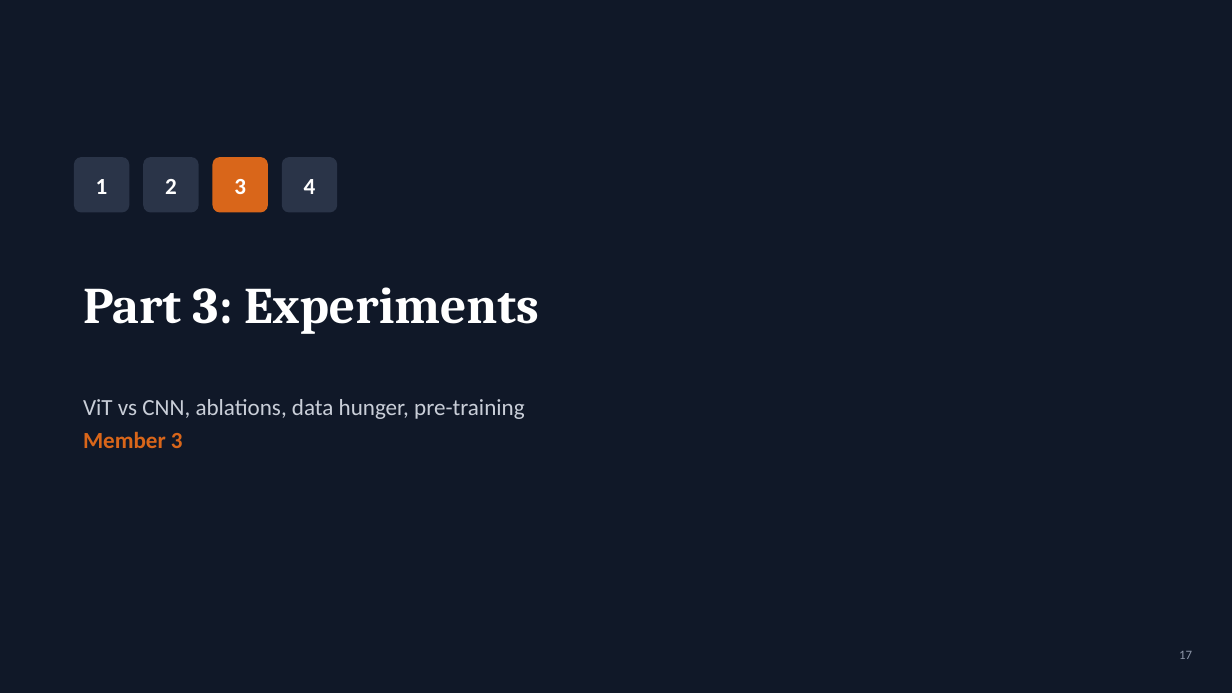
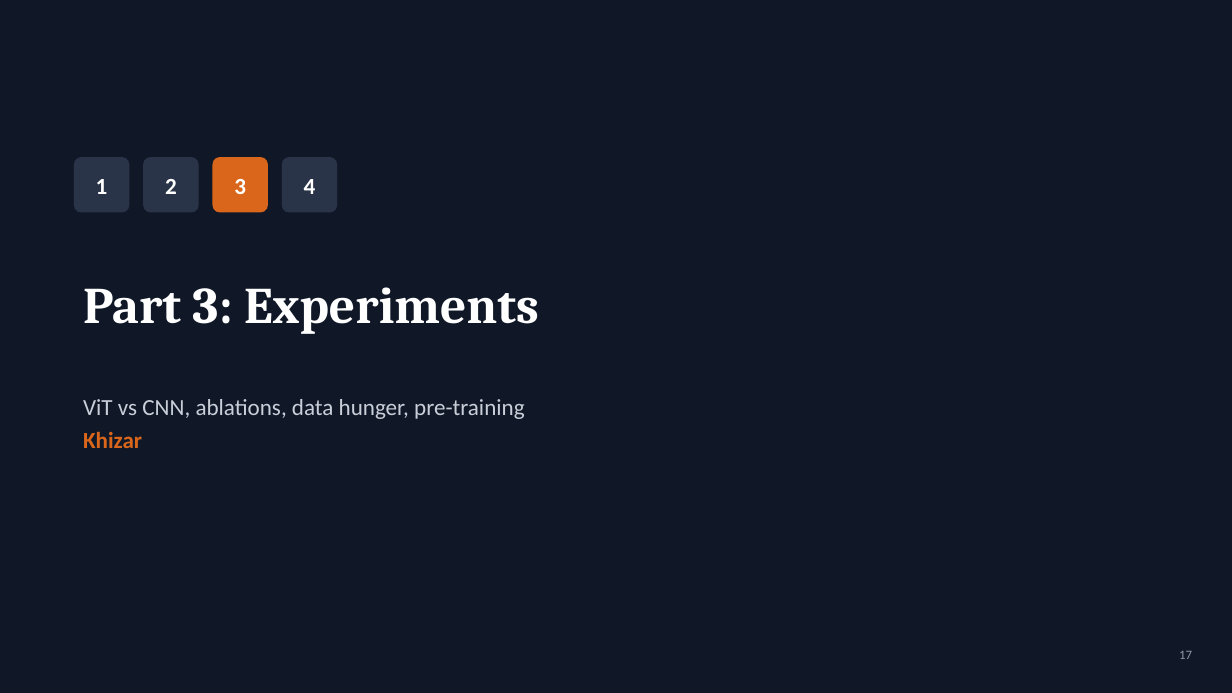
Before and after one commit to muhammadammar33/DL-presentation, a slide deck: slide 17 of ViT_Presentation.pptx. Drawn at 1232x693 pixels with LibreOffice and Linux fonts; fonts in the diff are those of the drawing. Boxes give left, top, right and bottom in pixels: in the first picture for what was removed or moved away, otherwise in the second. Text is boxed around its words. In the diff, an @@ line names an element or a change of style, - is before the commit and + after.

```diff
--- a/ViT_Presentation.pptx
+++ b/ViT_Presentation.pptx
@@ text at bbox=[83, 432, 142, 448]: text changed @@
-Member 3
+Khizar
```
Also in this commit, not shown: 6 other slides changed, 3 other files.
